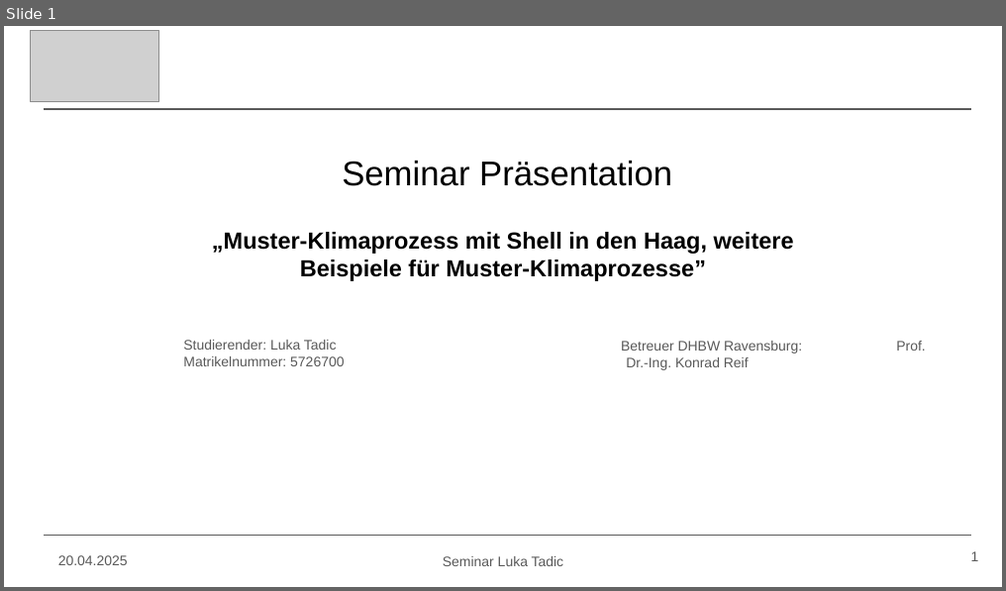
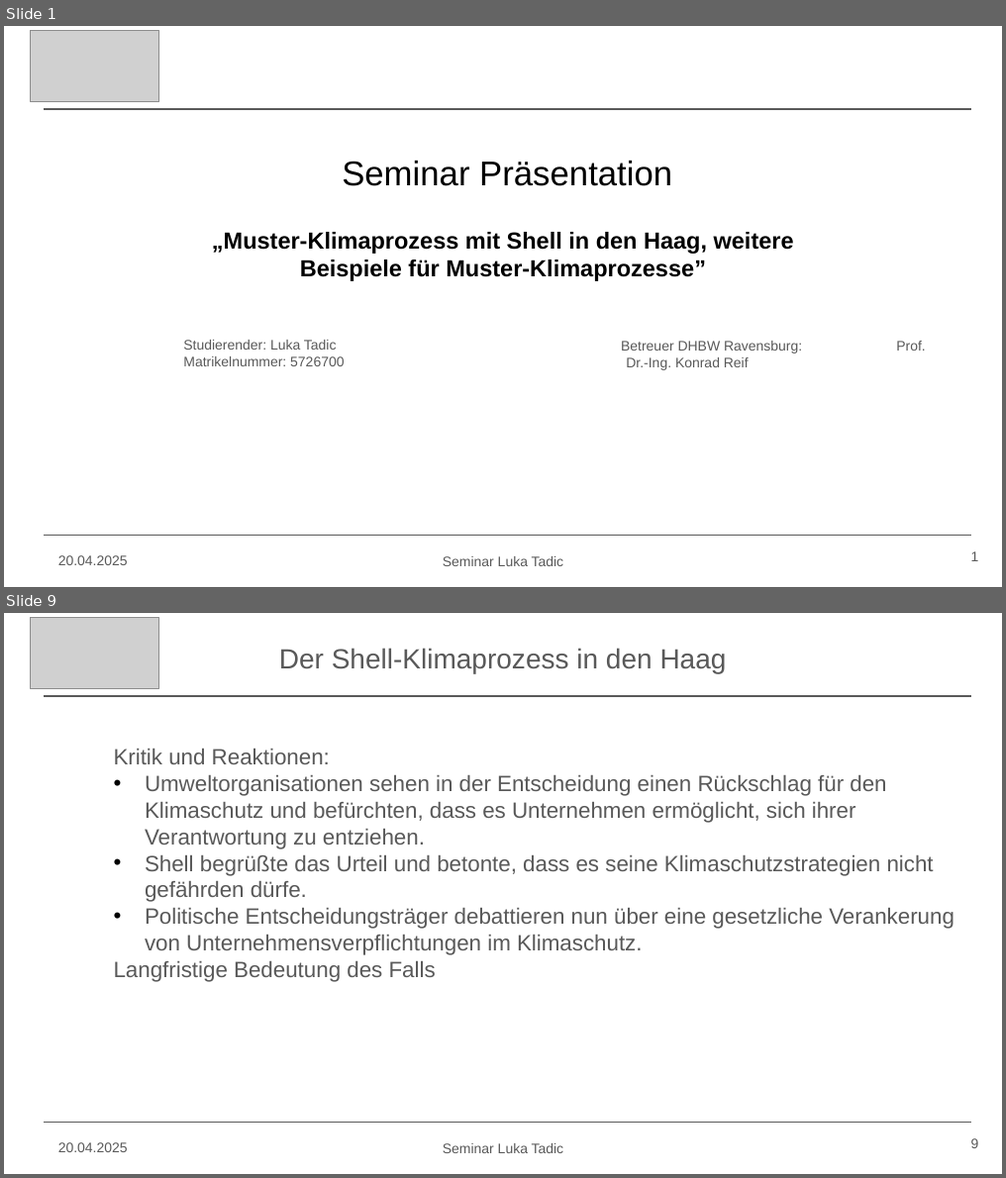
Before and after one commit to Lukiano12/Seminar, a slide deck: Seminar Präsentation.pptx. Shown one above the other, each under a label of ours: slide 1 before the commit, slides 1 and 9 after it; the slides between them are not shown. The pictures are 1006x591 and 1006x1178 pixels, drawn with LibreOffice and Linux fonts; fonts in the diff are those of the drawing; grey boxes stand for pictures. Boxes give left, top, right and bottom in pixels: in the first picture for what was removed or moved away, otherwise in the second. Text is boxed around its words. In the diff, an @@ line names an element or a change of style, - is before the commit and + after.

```diff
--- a/Seminar Präsentation.pptx
+++ b/Seminar Präsentation.pptx
@@ slide 9 added at (x1=4, y1=613, x2=1002, y2=1174), background #FFFFFF @@
@@ picture added at (x1=31, y1=617, x2=159, y2=688) @@
@@ text added at (x1=279, y1=648, x2=727, y2=673), 20 pt, text #595959 @@
+Der Shell-Klimaprozess in den Haag
@@ line added from (43, 696) to (972, 696), #595959 0.75 pt @@
@@ text added at (x1=114, y1=749, x2=954, y2=982), 16 pt, text #595959 @@
+  Kritik und Reaktionen:
+  • Umweltorganisationen sehen in der Entscheidung einen Rückschlag für den Klimaschutz und befürchten, dass es Unternehmen ermöglicht, sich ihrer Verantwortung zu entziehen.
+  • Shell begrüßte das Urteil und betonte, dass es seine Klimaschutzstrategien nicht gefährden dürfe.
+  • Politische Entscheidungsträger debattieren nun über eine gesetzliche Verankerung von Unternehmensverpflichtungen im Klimaschutz.
+  Langfristige Bedeutung des Falls
@@ line added from (43, 1122) to (972, 1122), #595959 0.75 pt @@
@@ text added at (x1=58, y1=1143, x2=128, y2=1153), 10 pt, text #595959 @@
+20.04.2025
@@ text added at (x1=443, y1=1144, x2=564, y2=1154), 10 pt, text #595959 @@
+Seminar Luka Tadic
@@ page number added at (x1=971, y1=1139, x2=979, y2=1149), 10 pt, text #595959 @@
+9
```
Also in this commit, not shown: 9 slides changed, 9 other slides added.
